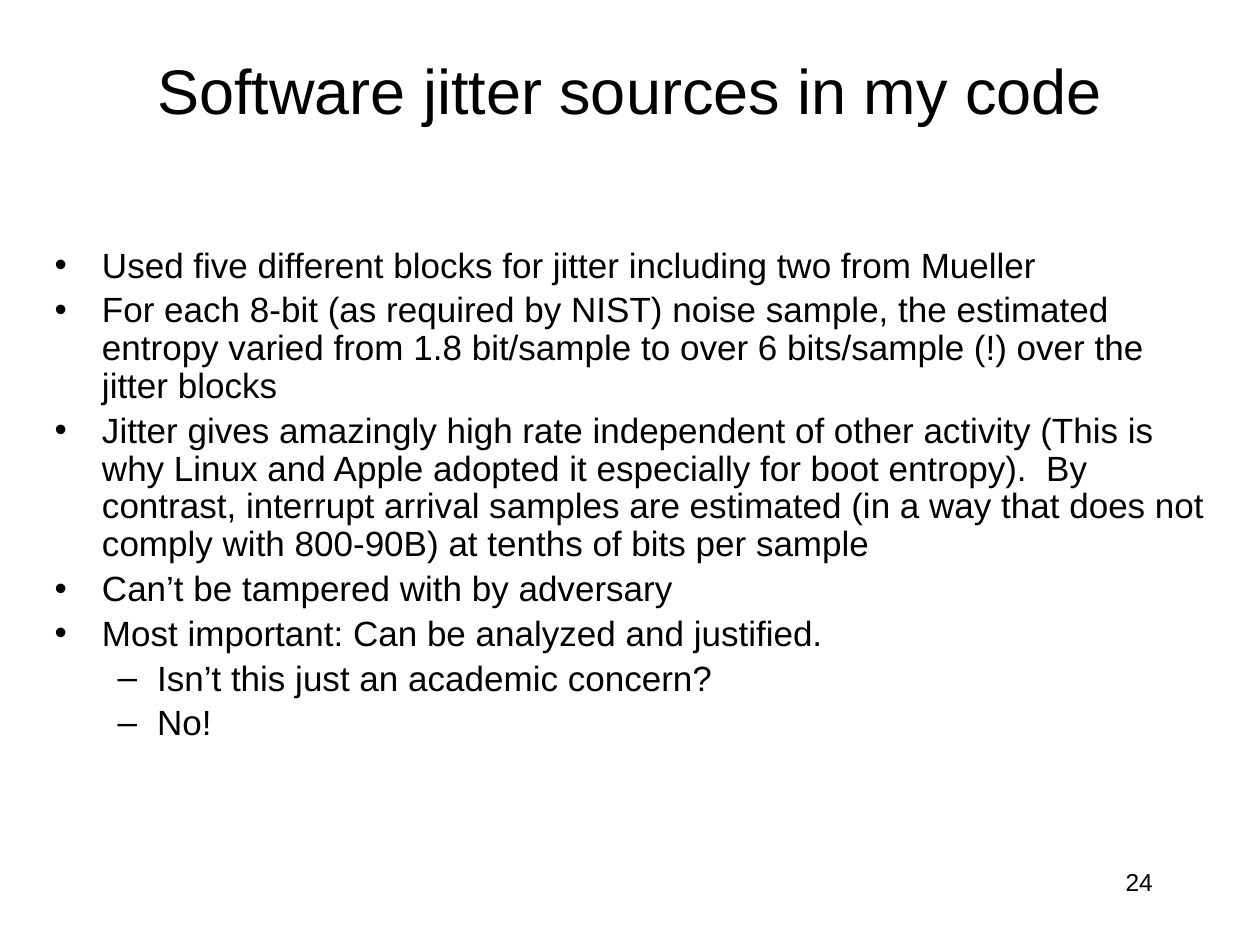
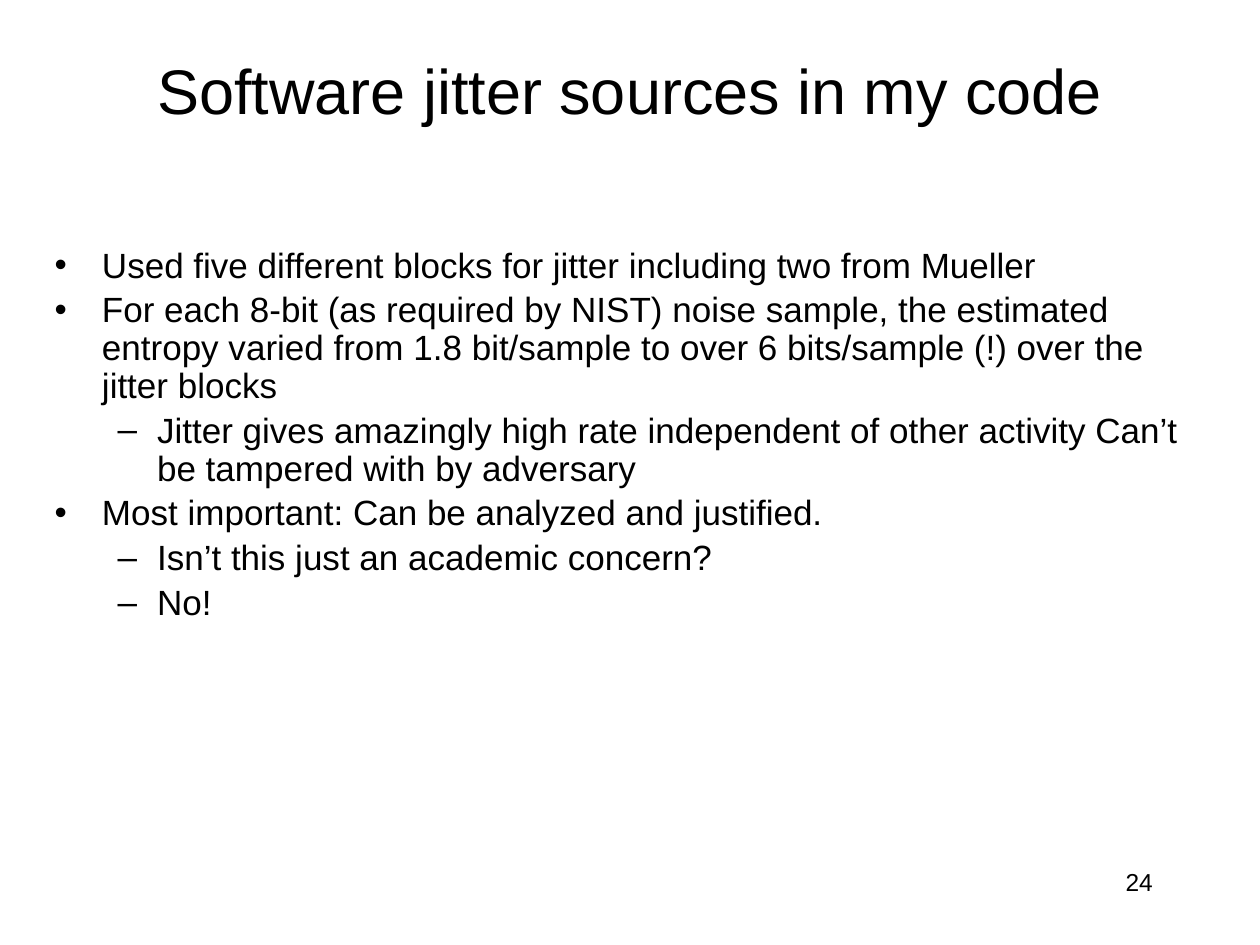
Before and after one commit to jlmucb/class_notes, a slide deck: slide 24 of BerkeleyClass/CS290Spring2013/Lectures/entropy_talk.pptx. Drawn at 1260x945 pixels with LibreOffice and Linux fonts; fonts in the diff are those of the drawing. Boxes give left, top, right and bottom in pixels: in the first picture for what was removed or moved away, otherwise in the second. Text is boxed around its words. In the diff, an @@ line names an element or a change of style, - is before the commit and + after.

```diff
--- a/BerkeleyClass/CS290Spring2013/Lectures/entropy_talk.pptx
+++ b/BerkeleyClass/CS290Spring2013/Lectures/entropy_talk.pptx
@@ text at (157,417,1177,487): text changed @@
-• Jitter gives amazingly high rate independent of other activity (This is why Linux and Apple adopted it especially for boot entropy). By contrast, interrupt arrival samples are estimated (in a way that does not comply with 800-90B) at tenths of bits per sample
-• Can’t be tampered with by adversary
+  – Jitter gives amazingly high rate independent of other activity Can’t be tampered with by adversary
```
Also in this commit, not shown: 3 other slides changed, 1 other file.
